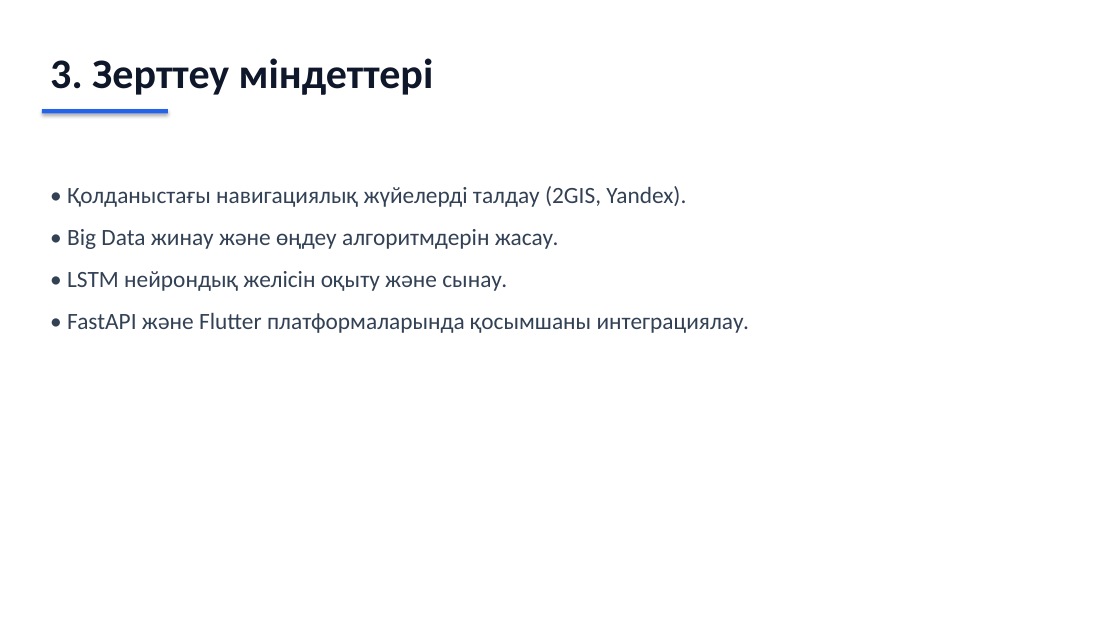
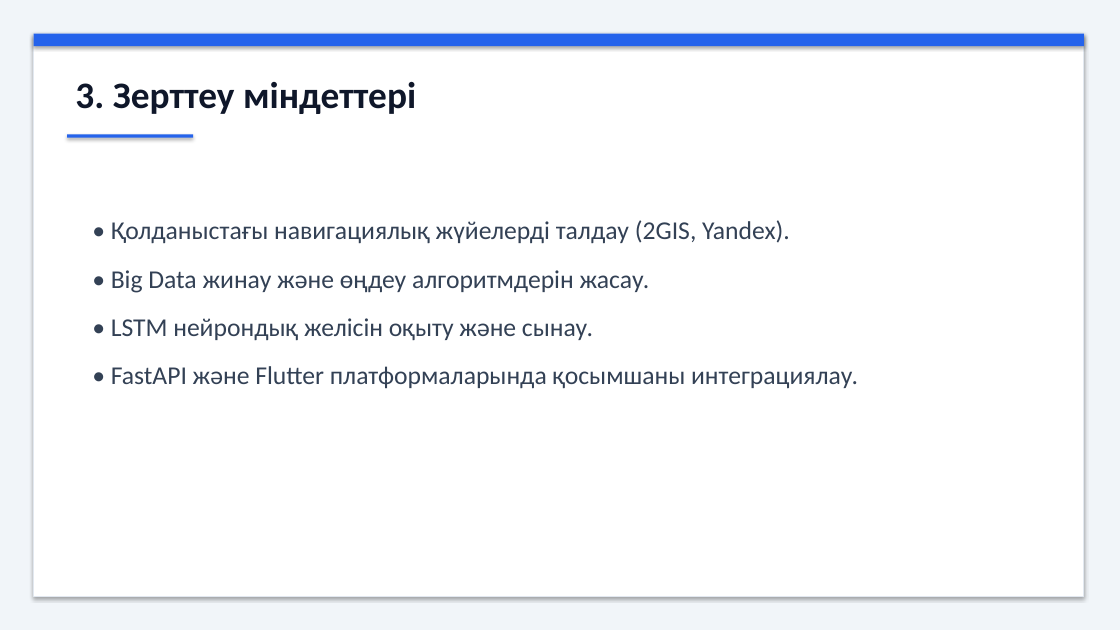
Before and after one commit to alishoksu-coder/ai_traffics, a slide deck: slide 4 of AI_Traffic_Presentation_Premium.pptx. Drawn at 1120x630 pixels with LibreOffice and Linux fonts; fonts in the diff are those of the drawing. Boxes give left, top, right and bottom in pixels: in the first picture for what was removed or moved away, otherwise in the second. Text is boxed around its words. In the diff, an @@ line names an element or a change of style, - is before the commit and + after.

Commit message:
Enhance PowerPoint design to match website style

```diff
--- a/AI_Traffic_Presentation_Premium.pptx
+++ b/AI_Traffic_Presentation_Premium.pptx
@@ background #FFFFFF to #F1F5F9 @@
@@ rectangle added at bbox=[34, 34, 1084, 597], fill #FFFFFF, outline #E2E8F0 1 pt @@
@@ rectangle added at bbox=[34, 34, 1084, 46], fill #2563EB @@
@@ text "3. Зерттеу міндеттері": place and size @@
-text "3. Зерттеу міндеттері" at bbox=[50, 58, 434, 95]
+text "3. Зерттеу міндеттері" at bbox=[75, 82, 416, 114]
@@ text "3. Зерттеу міндеттері" at bbox=[75, 82, 416, 114]: size 36 to 32 pt @@
@@ rectangle: place and size @@
-rectangle at bbox=[42, 109, 168, 113]
+rectangle at bbox=[67, 134, 193, 138]
@@ text "• Қолданыстағы навигациялық жүйелерді талдау ...": place and size @@
-text "• Қолданыстағы навигациялық жүйелерді талдау ..." at bbox=[67, 186, 749, 333]
+text "• Қолданыстағы навигациялық жүйелерді талдау ..." at bbox=[111, 220, 858, 389]
@@ text "• Қолданыстағы навигациялық жүйелерді талдау ..." at bbox=[111, 220, 858, 389]: size 20 to 22 pt; more space between paragraphs @@
```
Also in this commit, not shown: 9 other slides changed.
